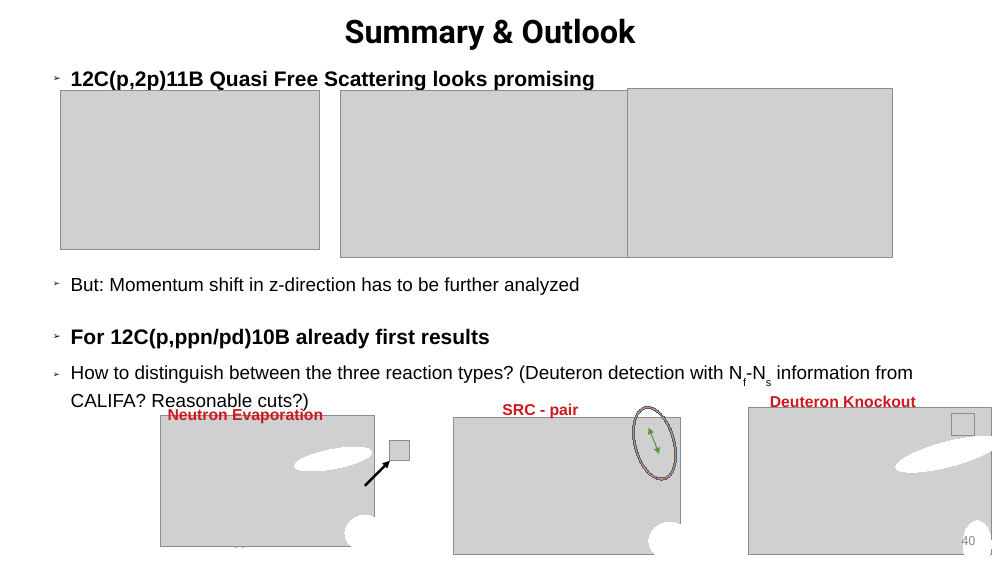
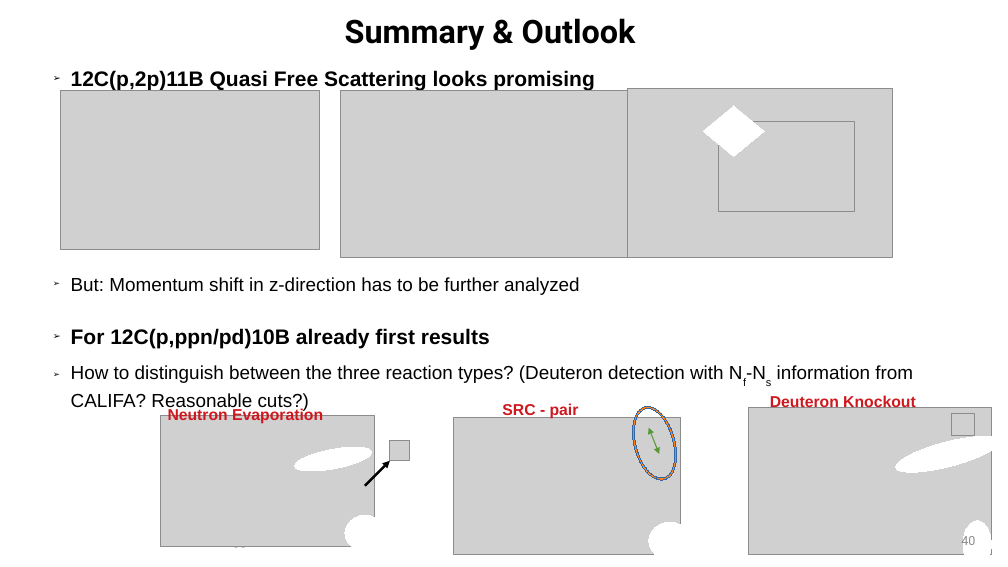
Before and after one commit to jenegger/2021_psi_pres, a slide deck: slide 40 of analysis.odp. Drawn at 1008x567 pixels with LibreOffice and Linux fonts; fonts in the diff are those of the drawing; grey boxes stand for pictures; background and template pictures are left out. Boxes give left, top, right and bottom in pixels: in the first picture for what was removed or moved away, otherwise in the second. Text is boxed around its words. In the diff, an @@ line names an element or a change of style, - is before the commit and + after.

```diff
--- a/analysis.odp
+++ b/analysis.odp
@@ diamond added at bbox=[703, 106, 765, 157], fill #FFFFFF, outline #FFFFFF 0 pt @@
@@ picture added at bbox=[718, 121, 854, 212] @@
```
Also in this commit, not shown: 6 other slides changed, 1 other file.
